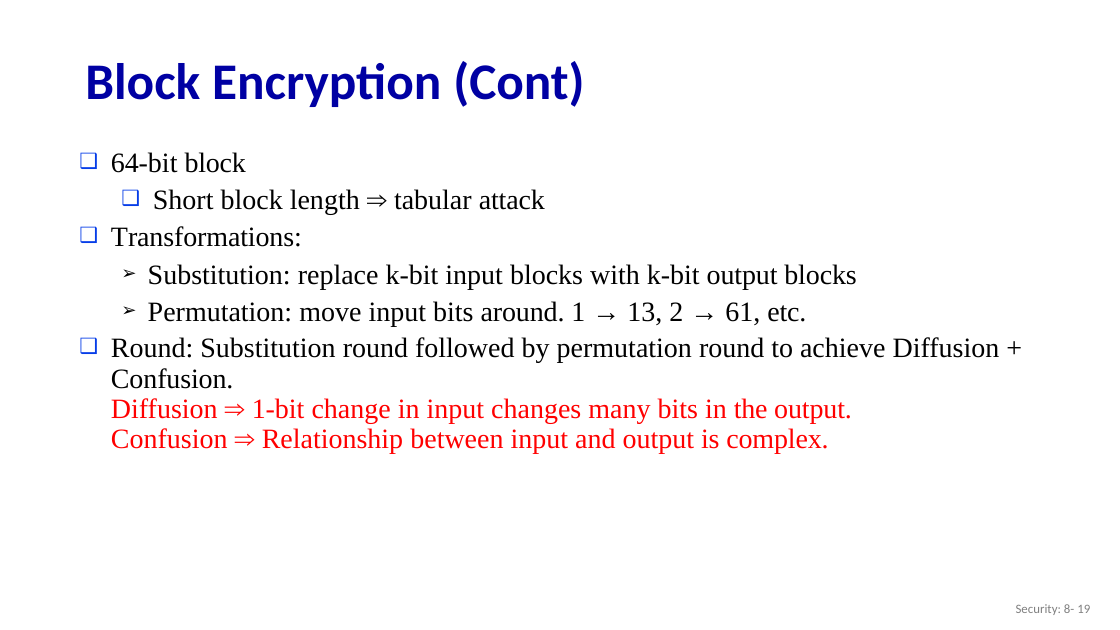
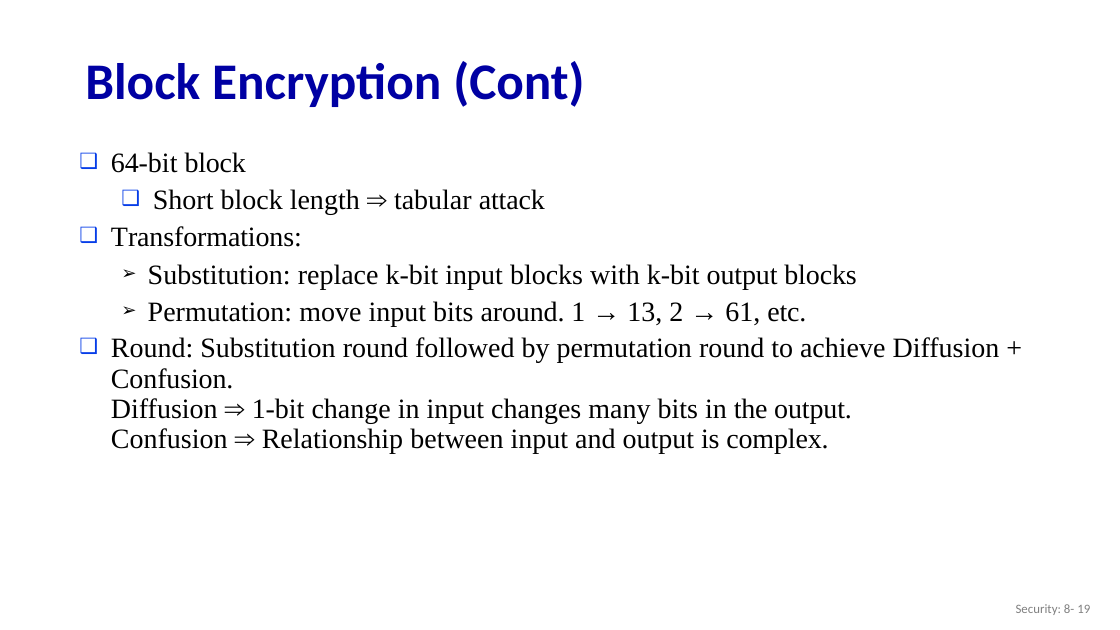
Before and after one commit to guhofstra/CSC175, a slide deck: slide 19 of PPTs/8.1 Cryptography.pptx. Drawn at 1120x630 pixels with LibreOffice and Linux fonts; fonts in the diff are those of the drawing. Boxes give left, top, right and bottom in pixels: in the first picture for what was removed or moved away, otherwise in the second. Text is boxed around its words. In the diff, an @@ line names an element or a change of style, - is before the commit and + after.

```diff
--- a/PPTs/8.1 Cryptography.pptx
+++ b/PPTs/8.1 Cryptography.pptx
@@ text at bbox=[111, 398, 852, 454]: text colour #FF0000 to #000000 in "Diffusion ⇒ 1-bit change in input changes ...", "Confusion ⇒ Relationship between input and output ..." @@
```
Also in this commit, not shown: 6 other slides changed, 3 slides added, 1 other file.
